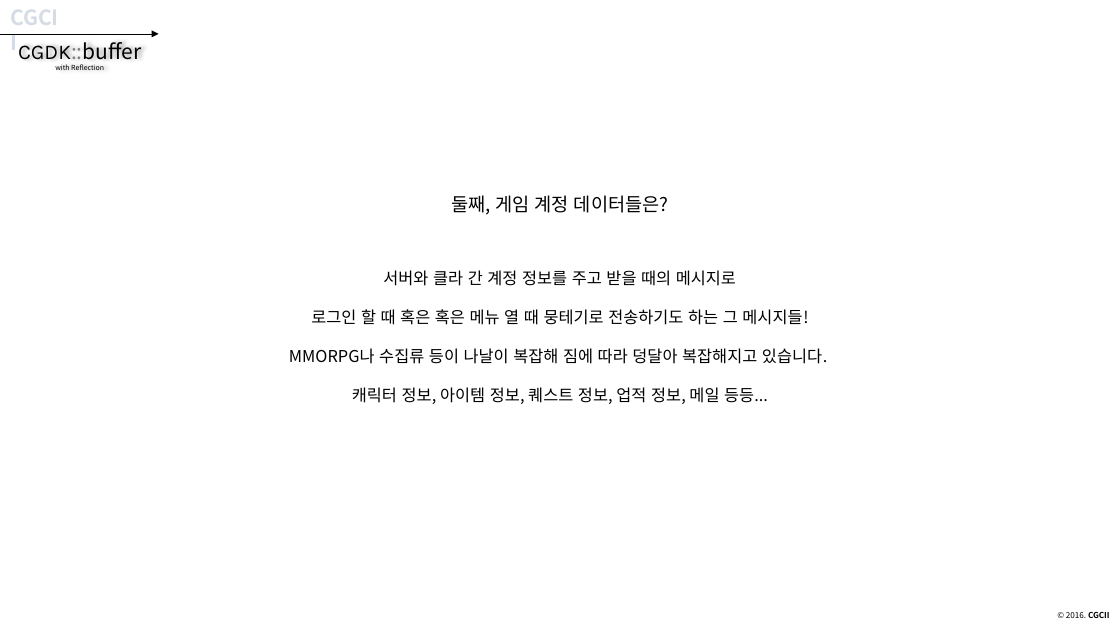
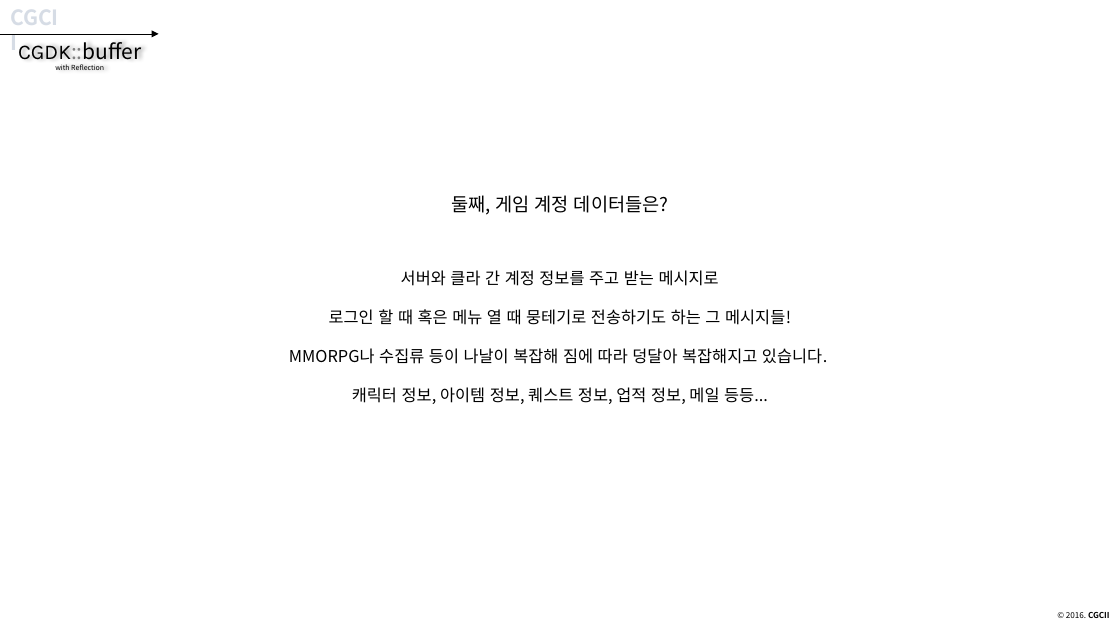
Before and after one commit to CGLabs/CGDK.buffer, a slide deck: slide 14 of C++/document/intruduce_CGDK.buffer.pptx. Drawn at 1120x630 pixels with LibreOffice and Linux fonts; fonts in the diff are those of the drawing. Boxes give left, top, right and bottom in pixels: in the first picture for what was removed or moved away, otherwise in the second. Text is boxed around its words. In the diff, an @@ line names an element or a change of style, - is before the commit and + after.

```diff
--- a/C++/document/intruduce_CGDK.buffer.pptx
+++ b/C++/document/intruduce_CGDK.buffer.pptx
@@ text at [289,270,827,364]: text changed @@
-서버와 클라 간 계정 정보를 주고 받을 때의 메시지로
-로그인 할 때 혹은 혹은 메뉴 열 때 뭉테기로 전송하기도 하는 그 메시지들!
-MMORPG나 수집류 등이 나날이 복잡해 짐에 따라 덩달아 복잡해지고 있습니다.
+서버와 클라 간 계정 정보를 주고 받는 메시지로
+로그인 할 때 혹은 메뉴 열 때 뭉테기로 전송하기도 하는 그 메시지들!
+MMORPG나 수집류 등이 나날이 복잡해 짐에 따라 덩달아 복잡해지고 있습니다.
```
Also in this commit, not shown: 17 other slides changed, 1 slide removed.
